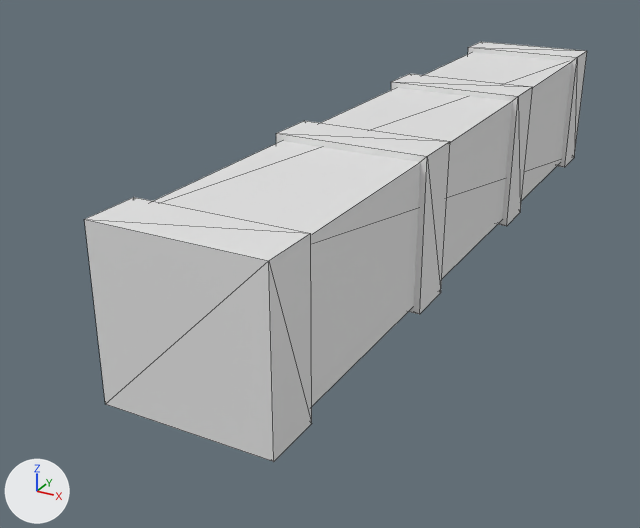
One commit to the glTF model godot/assets/waffen/modelle/einhandgriff/t3_2.glb: the scene before it, then after it.
Before and after are seen from a camera (50 mm lens) standing at (0.0656, -0.1559, 0.0558) and looking at (-0.0132, -0.0127, -0.0159). The axes (+X, +Y, +Z) are drawn at lower left. The lights are the same throughout. The older version comes first. Mesh edges are drawn as thin lines. Vertices at exactly the same position are counted once.

The first picture shows 'einhandgriff_t3_2'.
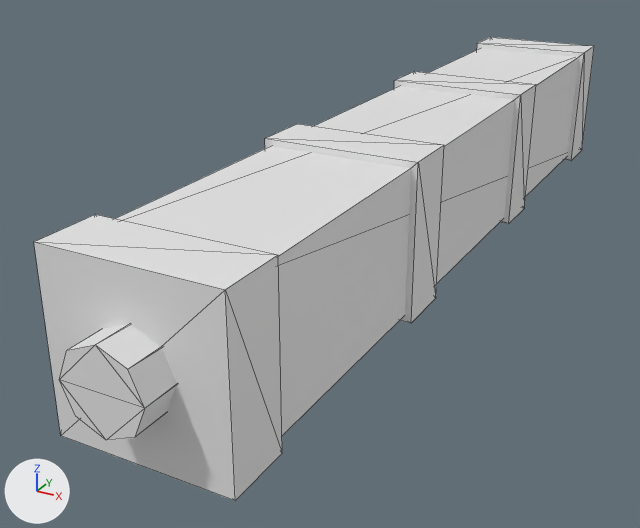
Where the change shows, as pixel boxes (x1, y1, x2, y2) in the pictures (640 x 528 px; the box of a moved part takes in the faces that stretch with it):
```json
{"object": "einhandgriff_t3_2", "change": "reshaped", "before": [84, 42, 587, 462], "after": [34, 37, 594, 501], "on screen": "11% wider, 10% taller"}
{"part": 1, "of": "me_einhandgriff_t3_2", "change": "added", "after": [115, 48, 579, 436]}
{"part": 2, "of": "me_einhandgriff_t3_2", "change": "moved or reshaped", "before": [84, 197, 312, 462], "after": [34, 214, 282, 501]}
{"part": 3, "of": "me_einhandgriff_t3_2", "change": "moved or reshaped", "before": [276, 121, 450, 314], "after": [265, 124, 444, 323]}
{"part": 4, "of": "me_einhandgriff_t3_2", "change": "moved or reshaped", "before": [391, 74, 532, 226], "after": [394, 71, 536, 224]}
{"part": 5, "of": "me_einhandgriff_t3_2", "change": "moved or reshaped", "before": [468, 42, 587, 167], "after": [477, 37, 594, 160]}
{"part": 6, "of": "me_einhandgriff_t3_2", "change": "added", "after": [59, 324, 177, 440]}
```

Scene script edits in JSON lines:
```json
{"block": "me_einhandgriff_t3_2", "where": "# used by ob_einhandgriff_t3_2; location = (0.0, 0.0, 0.0)"}
{"op": "remove", "block": "me_einhandgriff_t3_2", "code": "me_einhandgriff_t3_2.from_pydata(...)  # 40 vertices, 60 faces; spans x -0.014..0.014, y -0.075..0.08, z -0.014..0.014"}
{"op": "add", "block": "me_einhandgriff_t3_2", "code": "me_einhandgriff_t3_2.from_pydata(...)  # 56 vertices, 88 faces; spans x -0.014..0.014, y -0.09..0.095, z -0.014..0.014"}
{"block": "me_einhandgriff_t3_2", "change": "me_einhandgriff_t3_2 part 1: a new loose piece, a box spanning x -0.013..0.013, y -0.078..0.082, z -0.013..0.013, in mat_leder (white #e7e7e7)"}
{"block": "me_einhandgriff_t3_2", "change": "me_einhandgriff_t3_2 part 2: the loose piece of 8 vertices spanning x -0.014..0.014, y -0.075..-0.065, z -0.014..0.014 is moved by (0.0, -0.008, 0.0)"}
{"block": "me_einhandgriff_t3_2", "change": "me_einhandgriff_t3_2 part 3: the loose piece of 8 vertices spanning x -0.014..0.014, y -0.027..-0.017, z -0.014..0.014 is moved by (0.0, -0.003, 0.0)"}
{"block": "me_einhandgriff_t3_2", "change": "me_einhandgriff_t3_2 part 4: the loose piece of 8 vertices spanning x -0.014..0.014, y 0.022..0.032, z -0.014..0.014 is moved by (0.0, 0.002, 0.0)"}
{"block": "me_einhandgriff_t3_2", "change": "me_einhandgriff_t3_2 part 5: the loose piece of 8 vertices spanning x -0.014..0.014, y 0.07..0.08, z -0.014..0.014 is moved by (0.0, 0.007, 0.0)"}
{"block": "me_einhandgriff_t3_2", "change": "me_einhandgriff_t3_2 part 6: a new loose piece, an 8-sided cylinder along y spanning x -0.007..0.007, y -0.09..0.095, z -0.007..0.007, in mat_beschlag (white #e7e7e7)"}
{"block": "me_einhandgriff_t3_2", "change": "other edits to the shape of me_einhandgriff_t3_2 do not show in these pictures"}
```
